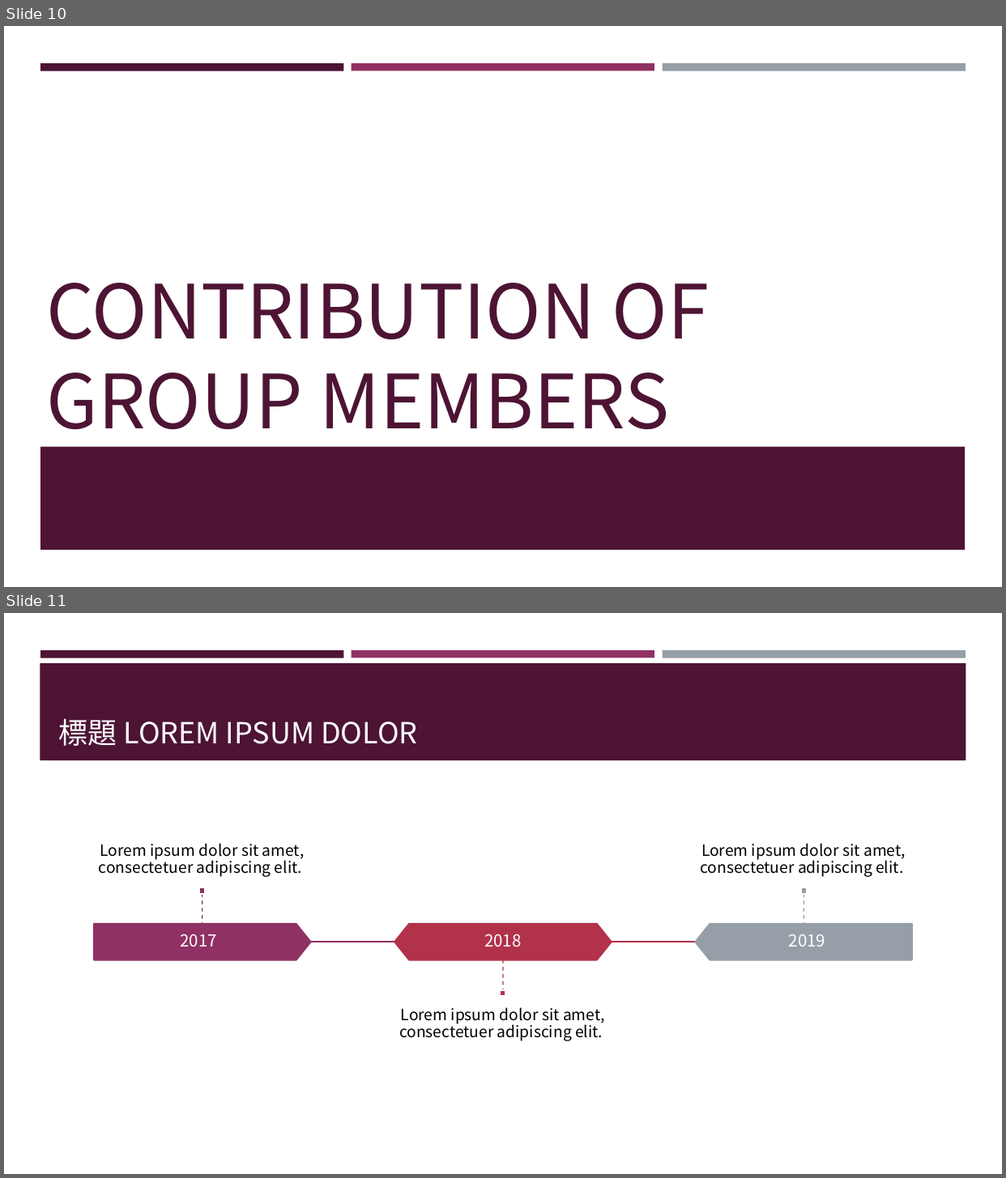
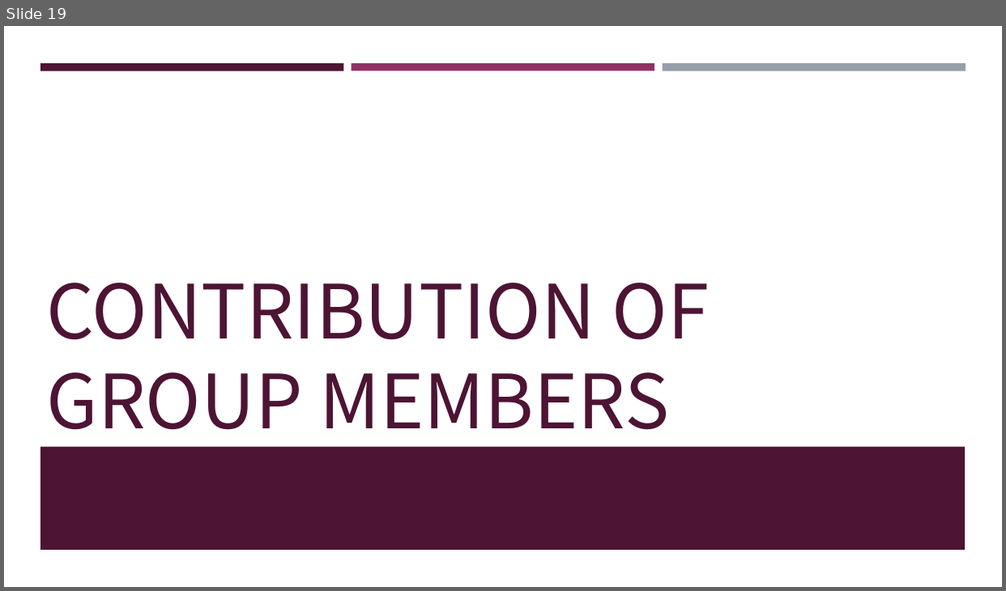
Before and after one commit to frankye1000/NYCU-DigitalMedicine, a slide deck: Case Presentation 1 Data/ppt/case1.pptx. Shown one above the other, each under a label of ours: slides 10 and 11 before the commit, slide 19 after it. The pictures are 1006x1178 and 1006x591 pixels, drawn with LibreOffice and Linux fonts; fonts in the diff are those of the drawing. Boxes give left, top, right and bottom in pixels: in the first picture for what was removed or moved away, otherwise in the second. Text is boxed around its words. In the diff, an @@ line names an element or a change of style, - is before the commit and + after.

```diff
--- a/Case Presentation 1 Data/ppt/case1.pptx
+++ b/Case Presentation 1 Data/ppt/case1.pptx
@@ slide 11 removed at [4,613,1002,1174], background #FFFFFF; not listed: 3 template elements that a slide beside it also shows @@
@@ rectangle removed at [40,663,966,760] @@
@@ title removed at [59,718,417,746] @@
-標題 LOREM IPSUM DOLOR
@@ group removed at [94,843,912,1041]: 6 texts, 3 lines, 3 rectangles, 2 pentagon arrows, 2 freeform shapes, 1 hexagon @@
-2017
-Lorem ipsum dolor sit amet, consectetuer adipiscing elit.
-2018
-Lorem ipsum dolor sit amet, consectetuer adipiscing elit.
-2019
-Lorem ipsum dolor sit amet, consectetuer adipiscing elit.
@@ what was slide 10 is now slide 19 @@
```
Also in this commit, not shown: 1 slide changed, 10 slides added, 3 other files.
